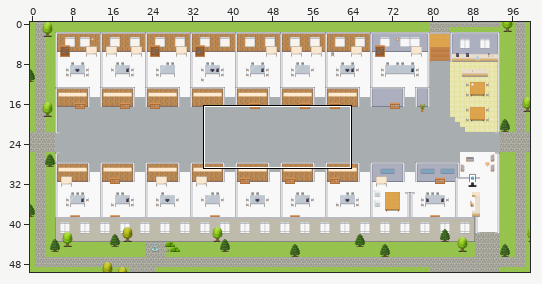
One commit to this Tiled map (JSON): maps/CS-Global-Data-Assets-Analytics-Platform.tmj. Above: a wide view before the commit, with the close-up outlined.
Close-up. Before the commit:
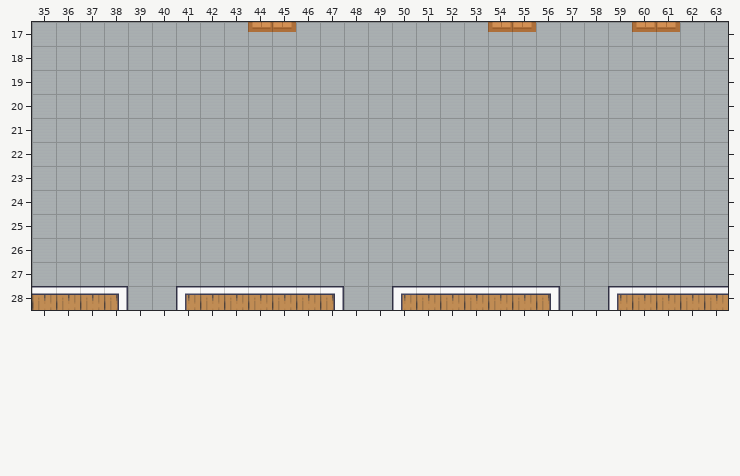
Cells are 32x32 px. Shown: x 35..63, y 17..28. The commit also changed other parts of the map, which this record leaves out.
And afterwards:
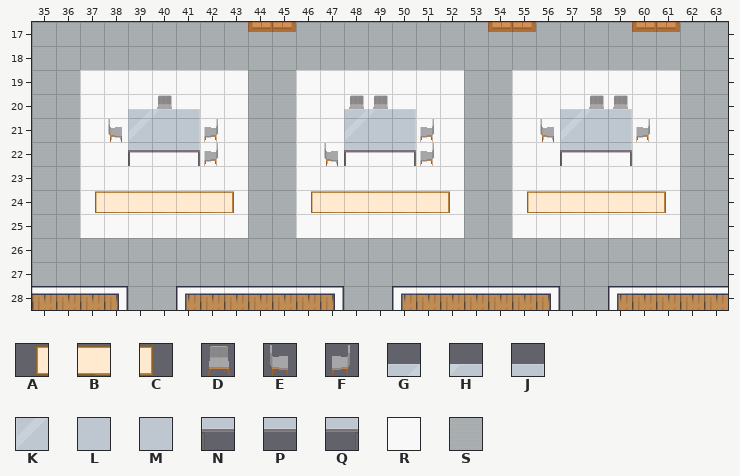
Key: from "Decoration": A 49, B 50, C 51; from "Seats": D 117, E 119, F 120; from "Tables": G 5, H 6, J 7, K 15, L 16, M 17, N 25, P 26, Q 27; from "room2": R 66, S 216.
_ is an empty cell, # one hidden under a higher layer, . an unchanged one.
Diff:
--- layer "floors"
@@ x 37..61 @@
-19 SSSSSSS..SSSSSSS..SSSSSSS
-20 SSSSSSS..SSSSSSS..SSSSSSS
-21 SSSSSSS..SSSSSSS..SSSSSSS
-22 SSSSSSS..SSSSSSS..SSSSSSS
-23 SSSSSSS..SSSSSSS..SSSSSSS
-24 SSSSSSS..SSSSSSS..SSSSSSS
-25 SSSSSSS..SSSSSSS..SSSSSSS
+19 RRRRRRR..RRRRRRR..RRRRRRR
+20 RRRRRRR..RRRRRRR..RRRRRRR
+21 RR###RR..RR###RR..RR###RR
+22 RRRRRRR..RRRRRRR..RRRRRRR
+23 RRRRRRR..RRRRRRR..RRRRRRR
+24 RRRRRRR..RRRRRRR..RRRRRRR
+25 RRRRRRR..RRRRRRR..RRRRRRR
--- layer "seats"
@@ x 38..60 @@
-20 .._.......__........__.
-21 _..._........_...._..._
-22 ...._...._..._.........
+20 ..D.......DD........DD.
+21 E...F........F....E...F
+22 ....F....E...F.........
--- layer "decor"
@@ x 39..59 @@
-20 ___......___......___
-21 ___......___......___
-22 ___......___......___
+20 GHJ......GHJ......GHJ
+21 KLM......KLM......KLM
+22 NPQ......NPQ......NPQ
@@ x 37..61 @@
-24 _______.._______.._______
+24 ABBBBBC..ABBBBBC..ABBBBBC
Where, in picture pixels (left, top, right, bottom), the same in both close-ups:
changed: (80, 70, 248, 238)
changed: (296, 70, 464, 238)
changed: (512, 70, 680, 238)
